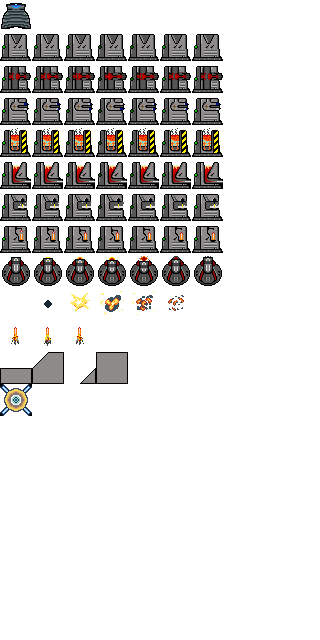
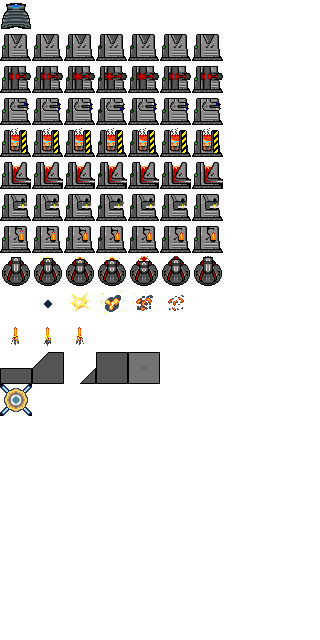
Before/after of a 320×640 layered artwork. What changed in the layer stack:
painted on "factory_devices.png" over (1, 352, 160, 384)
